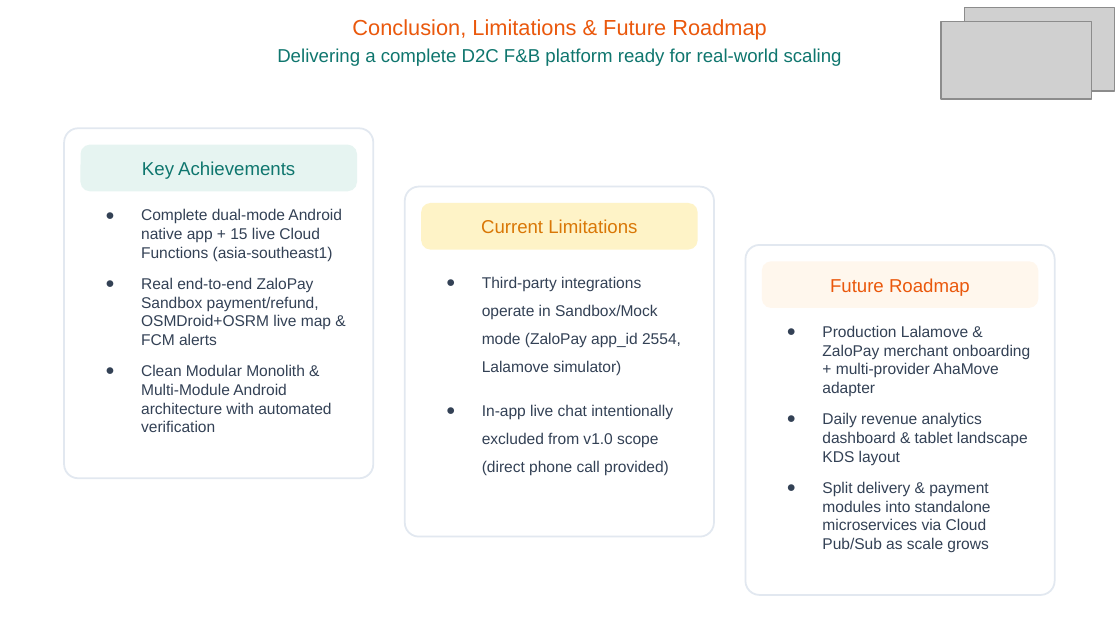
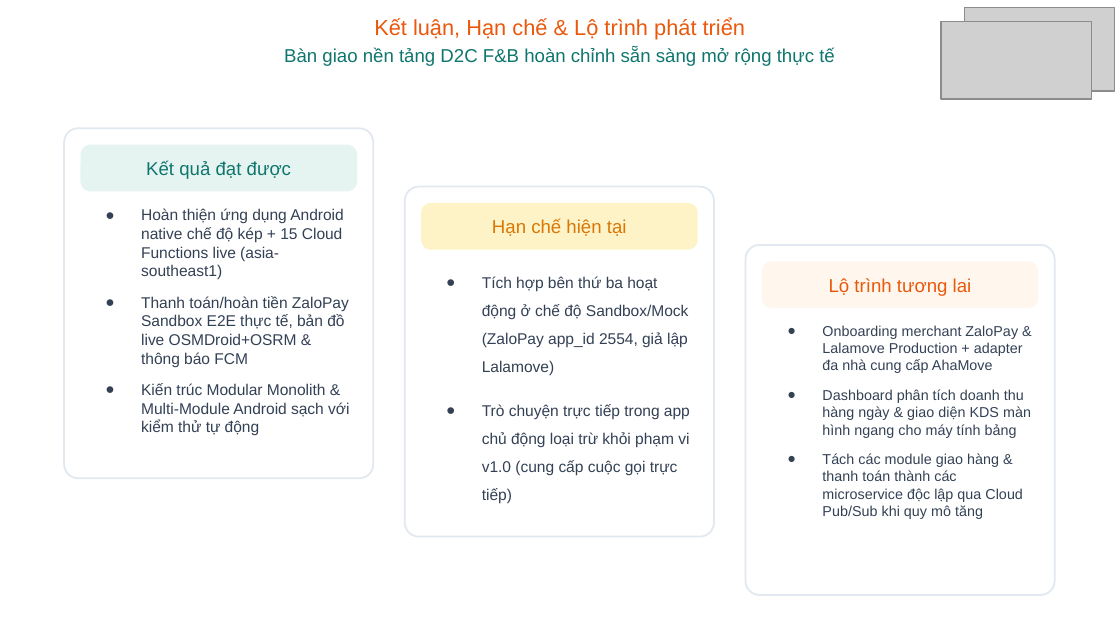
Before and after one commit to thanhpino/MobileAppFinalProject-MiaoSong, a slide deck: slide 14 of docs/slide/MiaoSong_Presentation_TSinghuaGroup_524H0032_524H0023.pptx. Drawn at 1120x630 pixels with LibreOffice and Linux fonts; fonts in the diff are those of the drawing; grey boxes stand for pictures; background and template pictures are left out. Boxes give left, top, right and bottom in pixels: in the first picture for what was removed or moved away, otherwise in the second. Text is boxed around its words. In the diff, an @@ line names an element or a change of style, - is before the commit and + after.

Commit message:
docs(slide): localize slides 12 & 14 to Vietnamese and fix typo on slide 9

```diff
--- a/docs/slide/MiaoSong_Presentation_TSinghuaGroup_524H0032_524H0023.pptx
+++ b/docs/slide/MiaoSong_Presentation_TSinghuaGroup_524H0032_524H0023.pptx
@@ text at [374, 18, 745, 40]: text changed @@
-Conclusion, Limitations & Future Roadmap
+Kết luận, Hạn chế & Lộ trình phát triển
@@ text at [284, 48, 835, 66]: text changed @@
-Delivering a complete D2C F&B platform ready for real-world scaling
+Bàn giao nền tảng D2C F&B hoàn chỉnh sẵn sàng mở rộng thực tế
@@ text at [146, 161, 291, 179]: text changed @@
-Key Achievements
+Kết quả đạt được
@@ text at [141, 208, 349, 436]: text changed @@
-● Complete dual-mode Android native app + 15 live Cloud Functions (asia-southeast1)
-● Real end-to-end ZaloPay Sandbox payment/refund, OSMDroid+OSRM live map & FCM alerts
-● Clean Modular Monolith & Multi-Module Android architecture with automated verification
+● Hoàn thiện ứng dụng Android native chế độ kép + 15 Cloud Functions live (asia-southeast1)
+● Thanh toán/hoàn tiền ZaloPay Sandbox E2E thực tế, bản đồ live OSMDroid+OSRM & thông báo FCM
+● Kiến trúc Modular Monolith & Multi-Module Android sạch với kiểm thử tự động
@@ text at [492, 219, 627, 236]: text changed @@
-Current Limitations
+Hạn chế hiện tại
@@ text at [482, 276, 690, 503]: text changed @@
-● Third-party integrations operate in Sandbox/Mock mode (ZaloPay app_id 2554, Lalamove simulator)
-● In-app live chat intentionally excluded from v1.0 scope (direct phone call provided)
+● Tích hợp bên thứ ba hoạt động ở chế độ Sandbox/Mock (ZaloPay app_id 2554, giả lập Lalamove)
+● Trò chuyện trực tiếp trong app chủ động loại trừ khỏi phạm vi v1.0 (cung cấp cuộc gọi trực tiếp)
@@ text at [829, 278, 972, 296]: text changed @@
-Future Roadmap
+Lộ trình tương lai
@@ text at [822, 325, 1031, 519]: text changed; size 10 to 9.2 pt @@
-● Production Lalamove & ZaloPay merchant onboarding + multi-provider AhaMove adapter
-● Daily revenue analytics dashboard & tablet landscape KDS layout
-● Split delivery & payment modules into standalone microservices via Cloud Pub/Sub as scale grows
+● Onboarding merchant ZaloPay & Lalamove Production + adapter đa nhà cung cấp AhaMove
+● Dashboard phân tích doanh thu hàng ngày & giao diện KDS màn hình ngang cho máy tính bảng
+● Tách các module giao hàng & thanh toán thành các microservice độc lập qua Cloud Pub/Sub khi quy mô tăng
```
Also in this commit, not shown: 5 other slides changed, 1 other file.
